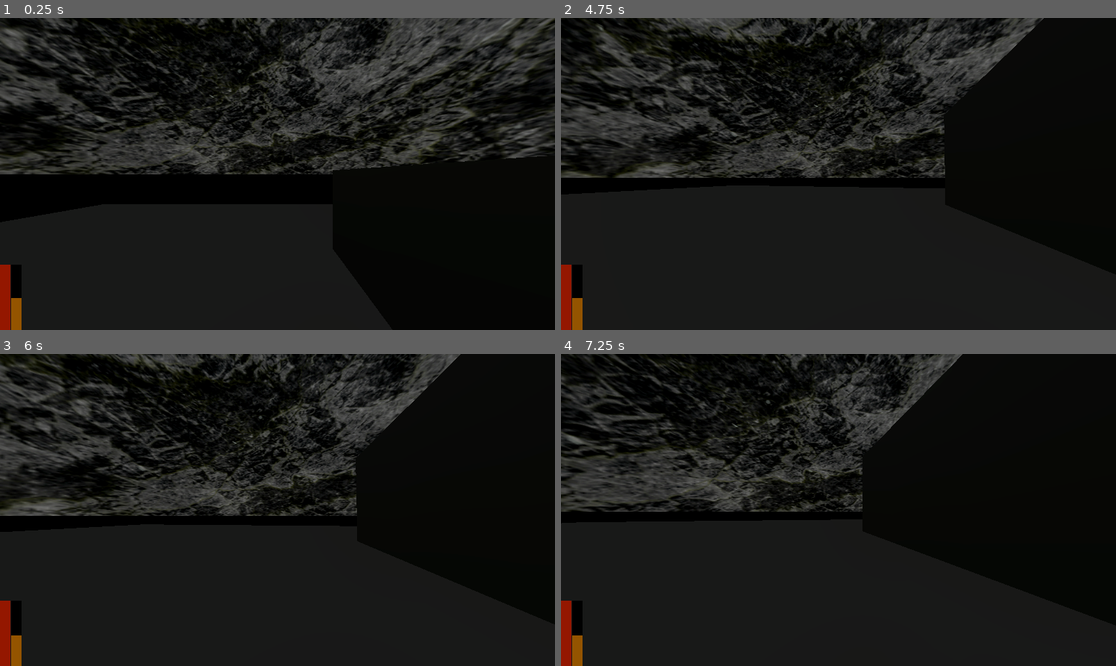
Above: before the commit, frames 1-4 (two rows, left to right).
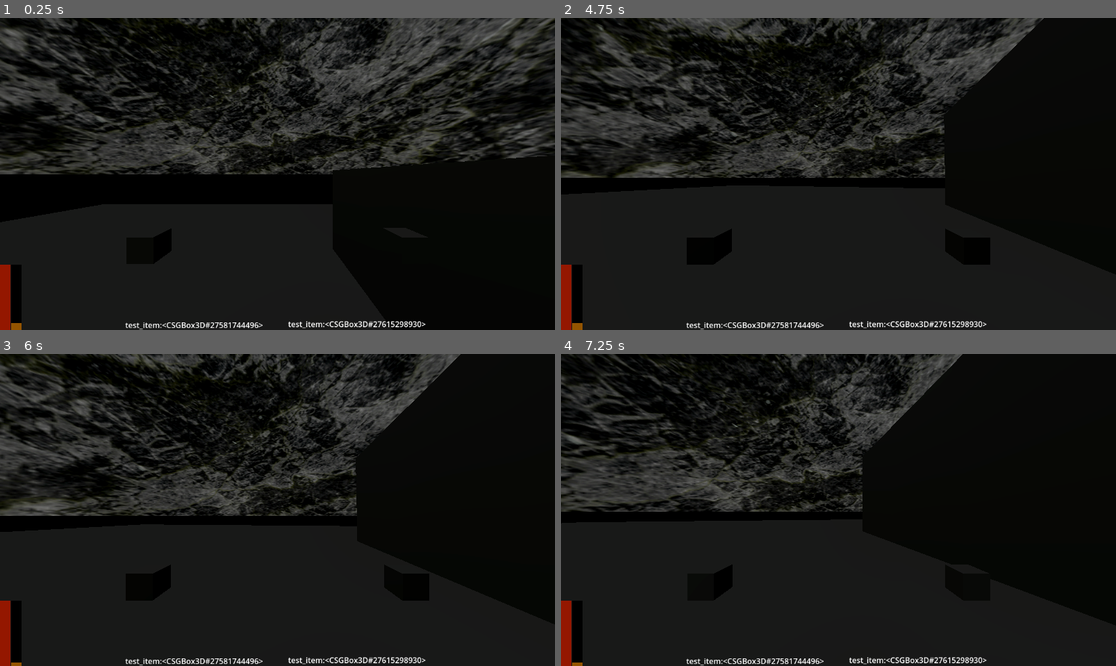
Above: after the commit, the same moments.

Repository: sharwenn-dev/debasement-game
Game: Godot game, scene res://test_world.tscn
Two runs of this game, one before a commit and one after it. Both use one fixed random seed, a clock stepped at 60 frames per second and the inputs below. The project has no main scene, so this scene is started directly.
Inputs (mouse positions are in pixels of both pictures, inside the frame that each line leads up to):
- Up to frame 1 (0.25 s): no input
- Up to frame 2 (4.75 s): tap Enter (ui_accept) at 0.5, 0.77, 1.52, 2.75, 3.02, 3.77, 4.52 s; move the mouse to (866, 174) at 0.52 s; hold Up (ui_up) from 0.53 s (still down); tap F (interact) every 0.75 s from 0.6 to 4.35 s; move the mouse to (810, 174) at 1.27 s; move the mouse to (849, 167) at 2.02 s; move the mouse to (832, 180) at 2.77 s; move the mouse to (877, 177) at 3.52 s; move the mouse to (794, 170) at 4.27 s
- Up to frame 3 (6 s): move the mouse to (283, 510) at 5.02 s; tap F (interact) at 5.1, 5.85 s; tap Enter (ui_accept) at 5.75 s; move the mouse to (255, 503) at 5.77 s; release Up (ui_up) at 5.78 s; hold Right (ui_right) from 5.78 s (still down)
- Up to frame 4 (7.25 s): tap Enter (ui_accept) at 6.02, 6.77 s; move the mouse to (866, 510) at 6.52 s; release Right (ui_right) at 6.53 s; hold Up (ui_up) from 6.53 s (still down); tap F (interact) at 6.6 s

The runs differ from the first frame. In frame 1, 1.0% of the frame differs, in the area x 2-77%, y 67-100%; in frame 2, 1.0%; in frame 3, 1.0%; in frame 4, 1.0%.

Commit message:
5/6 finished interact, broken pickups

Diff:
--- a/debase_player.tscn
+++ b/debase_player.tscn
@@ -1,4 +1,6 @@
-[gd_scene load_steps=6 format=3 uid="uid://cponqcw7k51d0"]
+[gd_scene load_steps=7 format=3 uid="uid://cponqcw7k51d0"]
+
+[ext_resource type="PackedScene" uid="uid://baqr51kg5oeuh" path="res://test_item.tscn" id="1_6jvax"]
 
 [sub_resource type="GDScript" id="GDScript_5h67k"]
 script/source = "extends CharacterBody3D
@@ -23,20 +25,25 @@
 @onready var health_bar = $head/Camera3D/HUD/health_bar
 @onready var hunger_bar = $head/Camera3D/HUD/hunger_bar
 @onready var interact_ray = $head/Camera3D/interact_ray
+@onready var left_node = $head/Camera3D/Left
+@onready var right_node = $head/Camera3D/Right
+
+@onready var hit = interact_ray.get_collider()
 
 var hunger_down_time = 5.0
 var time_since_hunger = 0.0
-var hunger_down_amount = 3
+var hunger_down_amount = 5
 var starve_time = 5.0
 var starve_timer = 0.0
 
 var can_interact = false
+var can_pickup = false
 
 @export var data = {
 	\"max_health\": 50,
 	\"health\": 50,
 	\"max_hunger\": 100,
-	\"hunger\": 50,
+	\"hunger\": 10,
 	\"left\": null,
 	\"right\": null,
 	\"value_progs\": {
@@ -50,6 +57,14 @@
 	hunger_bar.value = data.hunger
 	health_bar.max_value = data.max_health
 	health_bar.value = data.health
+	if len(left_node.get_children()) > 0:
+		data.left = left_node.get_child(0)
+	else:
+		data.left = null
+	if len(right_node.get_children()) > 0:
+		data.right = right_node.get_child(0)
+	else:
+		data.right = null
 
 func _ready() -> void:
 	Input.set_mouse_mode(Input.MOUSE_MODE_CAPTURED)
@@ -80,18 +95,39 @@
 			get_tree().reload_current_scene()
 	pass
 
+func get_item(item, side):
+	#var item_path = \"res://items/\" + str(item) + \".tscn\"
+	#var new_item = load(item_path)
+	#var item_instance = new_item.instantiate()
+	#side.add_child(item_instance)
+	side.add_child(item) #REMOVE PARENT, CHANGE PARENT
+
 func _physics_process(delta: float) -> void:
-	for interactable in get_tree().get_nodes_in_group(\"Interactable\"):
-		if interact_ray.is_colliding() and interact_ray.get_collider() == interactable:
-			can_interact = true
-			if Input.is_action_just_pressed(\"interact\") and can_interact:
-				interactable.interact()
-		else:
-			can_interact = false
-	if can_interact:
-		$head/Camera3D/HUD/interact_test.visible = true
+	$head/Camera3D/HUD/left_test.text = str(data.left)
+	$head/Camera3D/HUD/right_test.text = str(data.right)
+	if Input.is_action_just_pressed(\"left_click\") and data.left != null:
+		data.left.queue_free()
+		data.left = null
+	if Input.is_action_just_pressed(\"right_click\") and data.right != null:
+		data.right.queue_free()
+		data.right = null
+
+	hit = interact_ray.get_collider()
+	$head/Camera3D/HUD/interact_test.visible = can_interact
+	$head/Camera3D/HUD/pickup_test.visible = can_pickup
+	$head/Camera3D/HUD/interact_test.text = str(hit)
+	$head/Camera3D/HUD/pickup_test.text = str(hit)
+	if hit and hit.is_in_group(\"Interactable\"):
+		can_interact = true
+		if Input.is_action_just_pressed(\"interact\") and can_interact:
+			hit.interact()
+	elif hit and hit.is_in_group(\"Item\"):
+		can_pickup = true
+		if Input.is_action_just_pressed(\"left_click\"):
+			get_item(hit, left_node)
 	else:
-		$head/Camera3D/HUD/interact_test.visible = false
+		can_interact = false
+		can_pickup = false
 
 	if data.health <= 0:
 		#kill
@@ -101,6 +137,7 @@
 		get_tree().call_deferred(\"reload_current_scene\")
 
 	time_since_hunger += delta
+	clamp(data.hunger, 0, data.max_hunger)
 	if time_since_hunger >= hunger_down_time:
 		data.hunger -= hunger_down_amount
 		time_since_hunger = 0.0
@@ -231,5 +268,58 @@
 grow_vertical = 2
 text = "interact"
 
+[node name="pickup_test" type="Label" parent="head/Camera3D/HUD"]
+visible = false
+anchors_preset = 8
+anchor_left = 0.5
+anchor_top = 0.5
+anchor_right = 0.5
+anchor_bottom = 0.5
+offset_left = -30.5
+offset_top = -11.5
+offset_right = 30.5
+offset_bottom = 11.5
+grow_horizontal = 2
+grow_vertical = 2
+text = "interact"
+
+[node name="left_test" type="Label" parent="head/Camera3D/HUD"]
+anchors_preset = 7
+anchor_left = 0.5
+anchor_top = 1.0
+anchor_right = 0.5
+anchor_bottom = 1.0
+offset_left = -206.0
+offset_top = -22.0
+offset_right = -140.0
+offset_bottom = 1.0
+grow_horizontal = 2
+grow_vertical = 0
+text = "left item"
+
+[node name="right_test" type="Label" parent="head/Camera3D/HUD"]
+anchors_preset = 7
+anchor_left = 0.5
+anchor_top = 1.0
+anchor_right = 0.5
+anchor_bottom = 1.0
+offset_left = 132.0
+offset_top = -24.0
+offset_right = 198.0
+offset_bottom = -1.0
+grow_horizontal = 2
+grow_vertical = 0
+text = "right item"
+
 [node name="interact_ray" type="RayCast3D" parent="head/Camera3D"]
 target_position = Vector3(0, 0, -2)
+
+[node name="Left" type="Node3D" parent="head/Camera3D"]
+transform = Transform3D(1, 0, 0, 0, 1, 0, 0, 0, 1, -0.515761, -0.287867, -0.627192)
+
+[node name="test_item" parent="head/Camera3D/Left" instance=ExtResource("1_6jvax")]
+
+[node name="Right" type="Node3D" parent="head/Camera3D"]
+transform = Transform3D(1, 0, 0, 0, 1, 0, 0, 0, 1, 0.516, -0.288, -0.627)
+
+[node name="test_item" parent="head/Camera3D/Right" instance=ExtResource("1_6jvax")]
--- /dev/null
+++ b/items/test_item.tscn
@@ -0,0 +1,4 @@
+[gd_scene format=3 uid="uid://br3hswdwcpxt3"]
+
+[node name="test_item" type="CSGBox3D"]
+size = Vector3(0.1, 0.1, 0.1)
--- a/project.godot
+++ b/project.godot
@@ -46,6 +46,16 @@
 "events": [Object(InputEventKey,"resource_local_to_scene":false,"resource_name":"","device":-1,"window_id":0,"alt_press …(192 unchanged characters)…
 ]
 }
+left_click={
+"deadzone": 0.2,
+"events": [Object(InputEventMouseButton,"resource_local_to_scene":false,"resource_name":"","device":-1,"window_id":0,"alt_pressed":false,"shift_pressed":false,"ctrl_pressed":false,"meta_pressed":false,"button_mask":1,"position":Vector2(226, 3),"global_position":Vector2(235, 51),"factor":1.0,"button_index":1,"canceled":false,"pressed":true,"double_click":false,"script":null)
+]
+}
+right_click={
+"deadzone": 0.2,
+"events": [Object(InputEventMouseButton,"resource_local_to_scene":false,"resource_name":"","device":-1,"window_id":0,"alt_pressed":false,"shift_pressed":false,"ctrl_pressed":false,"meta_pressed":false,"button_mask":2,"position":Vector2(281, 16),"global_position":Vector2(290, 64),"factor":1.0,"button_index":2,"canceled":false,"pressed":true,"double_click":false,"script":null)
+]
+}
 
 [rendering]
 
--- /dev/null
+++ b/test_item.tscn
@@ -0,0 +1,4 @@
+[gd_scene format=3 uid="uid://baqr51kg5oeuh"]
+
+[node name="test_item" type="CSGBox3D" groups=["Item"]]
+size = Vector3(0.1, 0.1, 0.1)
--- a/test_world.tscn
+++ b/test_world.tscn
@@ -1,8 +1,9 @@
-[gd_scene load_steps=7 format=3 uid="uid://7oh13t47s2nr"]
+[gd_scene load_steps=8 format=3 uid="uid://7oh13t47s2nr"]
 
 [ext_resource type="Texture2D" uid="uid://d32hfug6v67i7" path="res://assets/textures/Rock031_1K-JPG/Rock031_1K-JPG_Color.jpg" id="1_gy3sr"]
 [ext_resource type="PackedScene" uid="uid://cponqcw7k51d0" path="res://debase_player.tscn" id="2_1lwx6"]
 [ext_resource type="PackedScene" uid="uid://d2245jh7nwd32" path="res://interact_test.tscn" id="3_1lwx6"]
+[ext_resource type="PackedScene" uid="uid://br3hswdwcpxt3" path="res://items/test_item.tscn" id="4_dsnr4"]
 
 [sub_resource type="ProceduralSkyMaterial" id="ProceduralSkyMaterial_5de8i"]
 sky_top_color = Color(0.0439255, 0.0619628, 0.0870453, 1)
@@ -71,3 +72,7 @@
 
 [node name="interact_test2" parent="." groups=["Interactable"] instance=ExtResource("3_1lwx6")]
 transform = Transform3D(1, 0, 0, 0, 1, 0, 0, 0, 1, -1.70096, 0.628891, 5.19593)
+
+[node name="test_item" parent="." groups=["Item"] instance=ExtResource("4_dsnr4")]
+transform = Transform3D(1, 0, 0, 0, 1, 0, 0, 0, 1, -4.54285, 1.15005, 3.82974)
+use_collision = true
